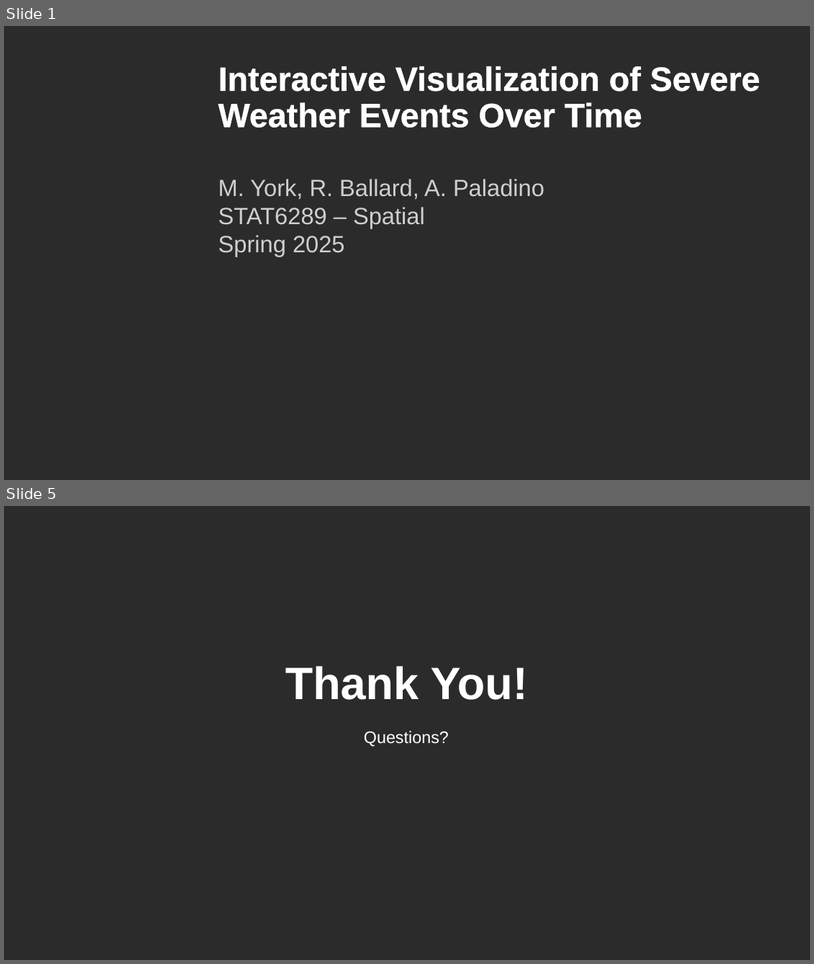
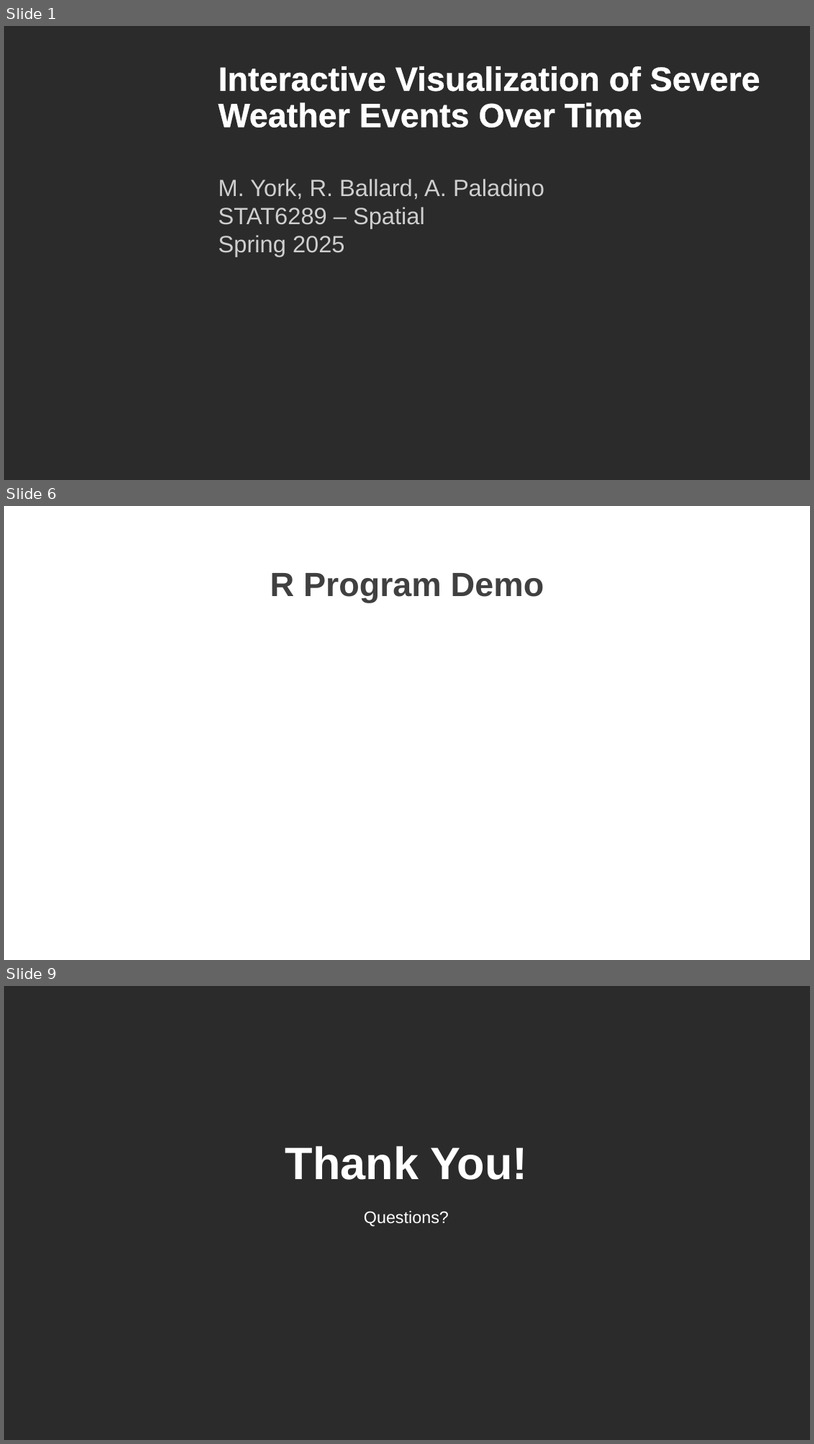
Before and after one commit to r-ballard/6289spatial_final, a slide deck: 6289_final_draft.pptx. Shown one above the other, each under a label of ours: slides 1 and 5 before the commit, slides 1, 6 and 9 after it; the slides between them are not shown. The pictures are 814x964 and 814x1444 pixels, drawn with LibreOffice and Linux fonts; fonts in the diff are those of the drawing; background and template pictures are left out; a plain dark background stands for a picture behind light text. Boxes give left, top, right and bottom in pixels: in the first picture for what was removed or moved away, otherwise in the second. Text is boxed around its words. In the diff, an @@ line names an element or a change of style, - is before the commit and + after.

```diff
--- a/6289_final_draft.pptx
+++ b/6289_final_draft.pptx
@@ slide 6 added at <box>4,506,810,960</box>, background picture (left out) @@
@@ title added at <box>270,573,544,602</box>, 40 pt, text #404040, bold @@
+R Program Demo
@@ what was slide 5 is now slide 9 @@
```
Also in this commit, not shown: 6 other slides added, 2 slides removed.
